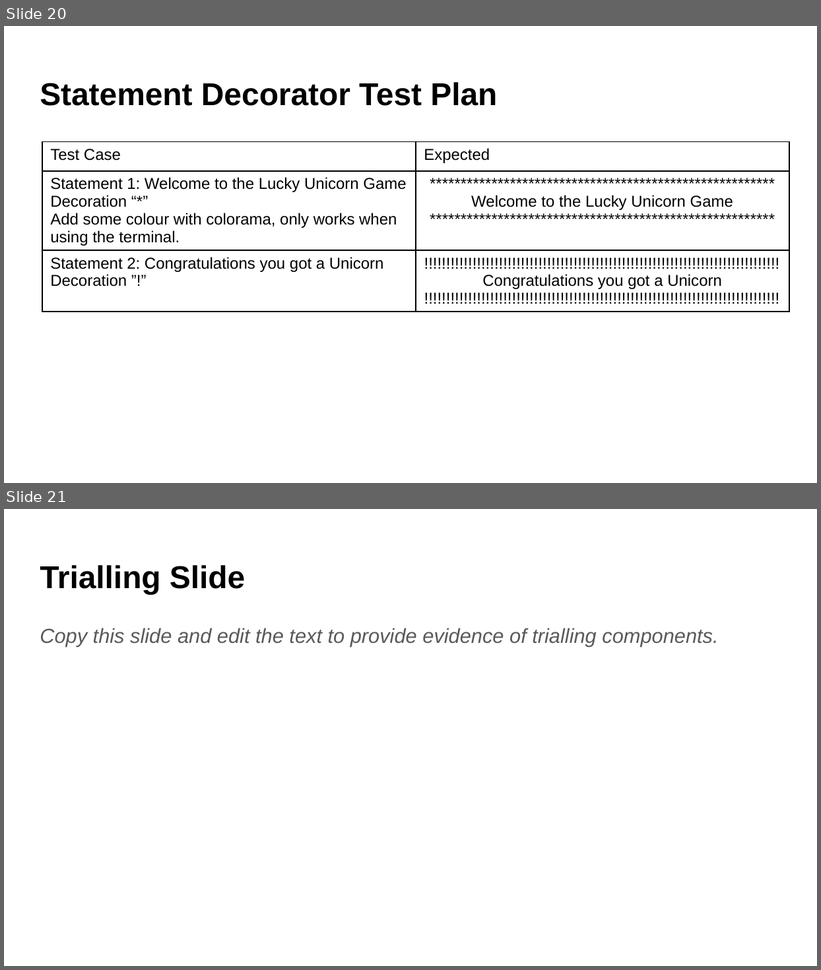
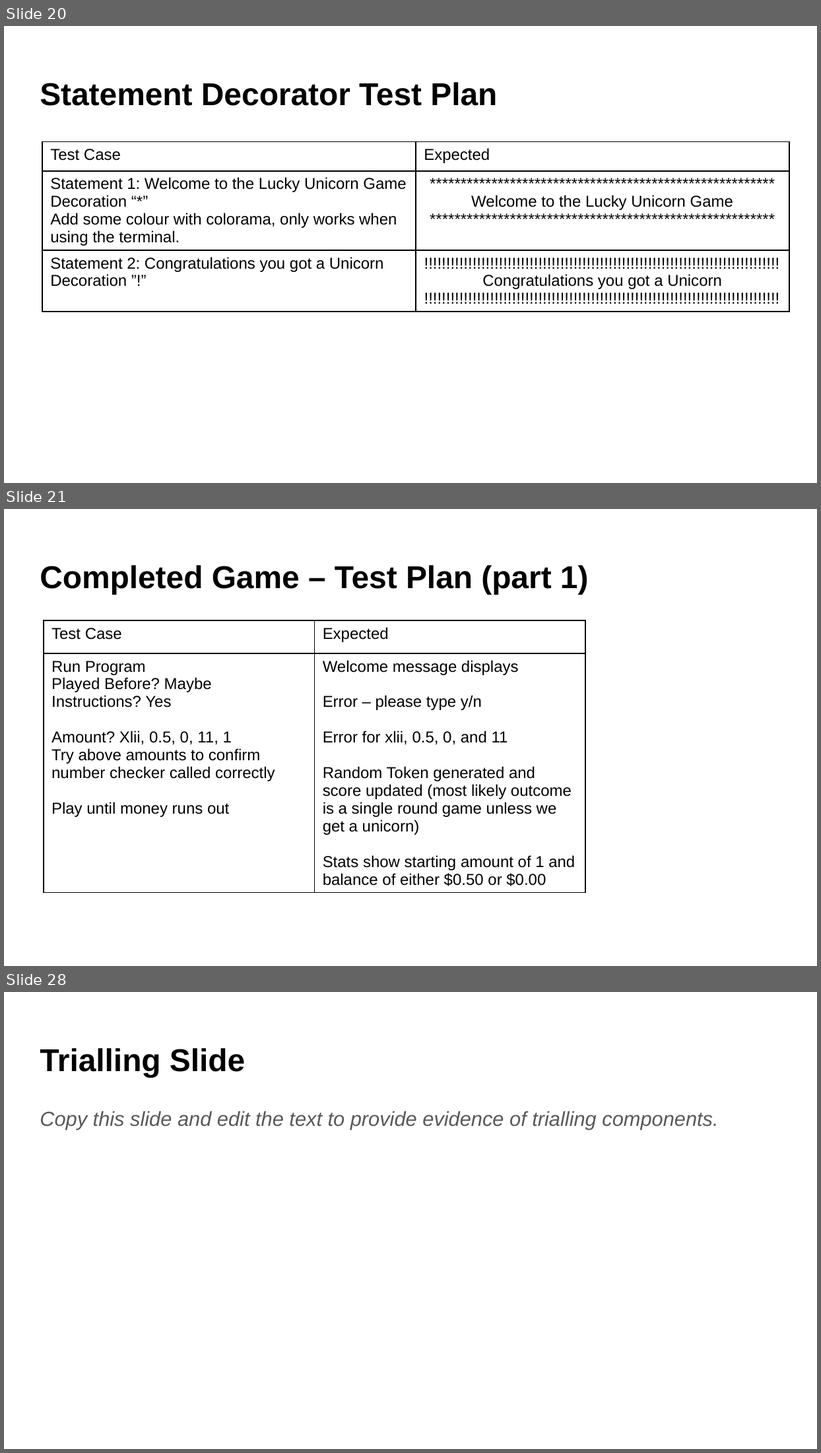
Before and after one commit to aspectnz/PEX, a slide deck: games/luckyunicorn/Python Program Documentation.pptx. Shown one above the other, each under a label of ours: slides 20 and 21 before the commit, slides 20, 21 and 28 after it; the slides between them are not shown. The pictures are 821x970 and 821x1453 pixels, drawn with LibreOffice and Linux fonts; fonts in the diff are those of the drawing. Boxes give left, top, right and bottom in pixels: in the first picture for what was removed or moved away, otherwise in the second. Text is boxed around its words. In the diff, an @@ line names an element or a change of style, - is before the commit and + after.

```diff
--- a/games/luckyunicorn/Python Program Documentation.pptx
+++ b/games/luckyunicorn/Python Program Documentation.pptx
@@ slide 21 added at (4,509,817,966), background #FFFFFF @@
@@ title added at (40,565,589,594), 28 pt, text #000000, bold @@
+Completed Game – Test Plan (part 1)
@@ table added at (44,621,585,908), 2 rows, 2 columns @@
+Test Case | Expected
+Run Program / Played Before? Maybe / Instructions? Yes / Amount? Xlii, 0.5, 0, 11, 1 / Try above amounts to confirm number checker called correctly / Play until money runs out | Welcome message displays / Error – please type y/n / Error for xlii, 0.5, 0, and 11 / Random Token generated and score updated (most likely outcome is a single round game unless we get a unicorn) / Stats show starting amount of 1 and balance of either $0.50 or $0.00
@@ what was slide 21 is now slide 28 @@
```
Also in this commit, not shown: 1 slide changed, 6 other slides added, 2 slides removed, 3 other files.
